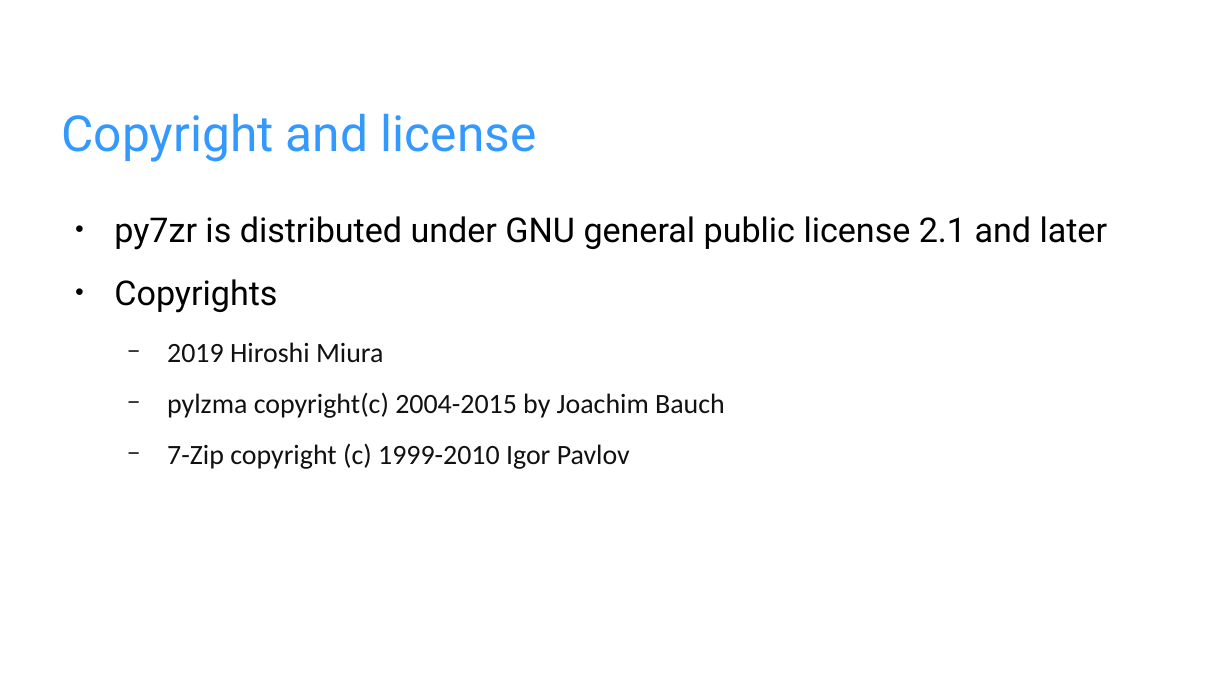
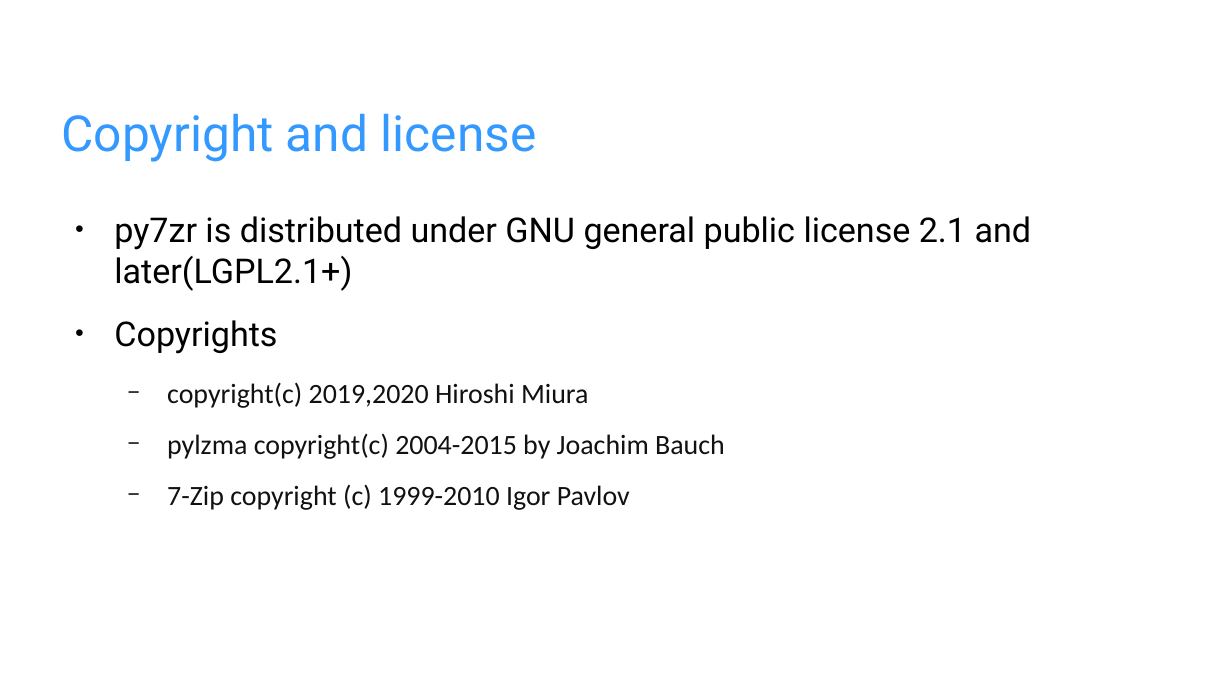
Before and after one commit to miurahr/py7zr, a slide deck: slide 9 of docs/presentations/Introduction_of_py7zr.odp (slide 10 before the commit). Drawn at 1232x693 pixels with LibreOffice and Linux fonts; fonts in the diff are those of the drawing; background and template pictures are left out. Boxes give left, top, right and bottom in pixels: in the first picture for what was removed or moved away, otherwise in the second. Text is boxed around its words. In the diff, an @@ line names an element or a change of style, - is before the commit and + after.

```diff
--- a/docs/presentations/Introduction_of_py7zr.odp
+++ b/docs/presentations/Introduction_of_py7zr.odp
@@ text at box(114, 216, 1032, 291): text changed @@
-● py7zr is distributed under GNU general public license 2.1 and later
+● py7zr is distributed under GNU general public license 2.1 and later(LGPL2.1+)
@@ text at box(167, 382, 588, 408): text changed @@
-  − 2019 Hiroshi Miura
+  − copyright(c) 2019,2020 Hiroshi Miura
```
Also in this commit, not shown: 5 other slides changed, 3 slides added, 5 slides removed, 1 other file.
